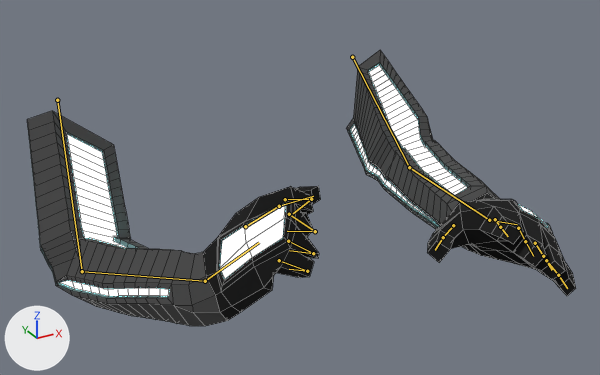
A saved change to the Blender file Assets/weapons/debug/melee.blend.
Before and after are seen from a 50 mm camera at (-22.1, -46.3, 12.5) aimed at (-0.9, -7.8, -6.8). Every picture has the same lights, and +X, +Y and +Z are marked at lower left. Both versions are drawn at frame 135 of the action 'ViewmodelArmatureAction'; the numbers are the values there. The bones that bend it are drawn over the model as lines. Mesh edges are drawn as thin lines.

Objects in the first picture: 'Arms'.
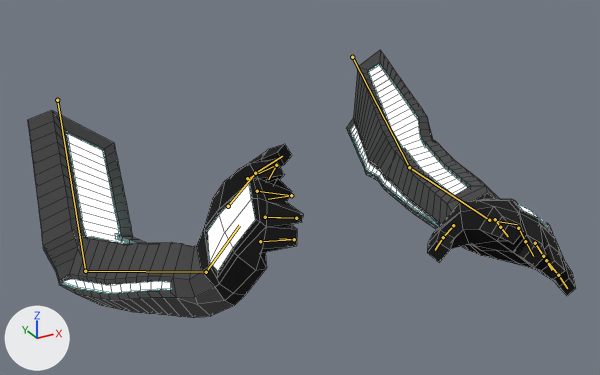
Location of each change, (x1, y1, x2, y2) in pixels of the pictures (600 x 375 px):
```json
{"object": "Arms", "change": "posed", "before": [27, 50, 576, 326], "after": [28, 50, 576, 318]}
```

Edits to the scene script, one JSON object a line:
```json
{"block": "bone_handik_r", "where": "bone_handik_r = bpy.data.objects['ViewmodelArmature'].pose.bones['HandIK.R']  # child of 'root'"}
{"op": "set", "path": "bone_handik_r.location", "old": "(-1.02, -0.84, 0.32)", "new": "(-1.05, -0.78, 0.23)"}
{"op": "set", "path": "bone_handik_r.rotation_quaternion", "old": "(0.87, 0.013, 0.491, 0.049)", "new": "(0.827, 0.192, 0.515, 0.12)", "note": "degrees (8, 58, 11) -> degrees (48, 54, 42)"}
```
